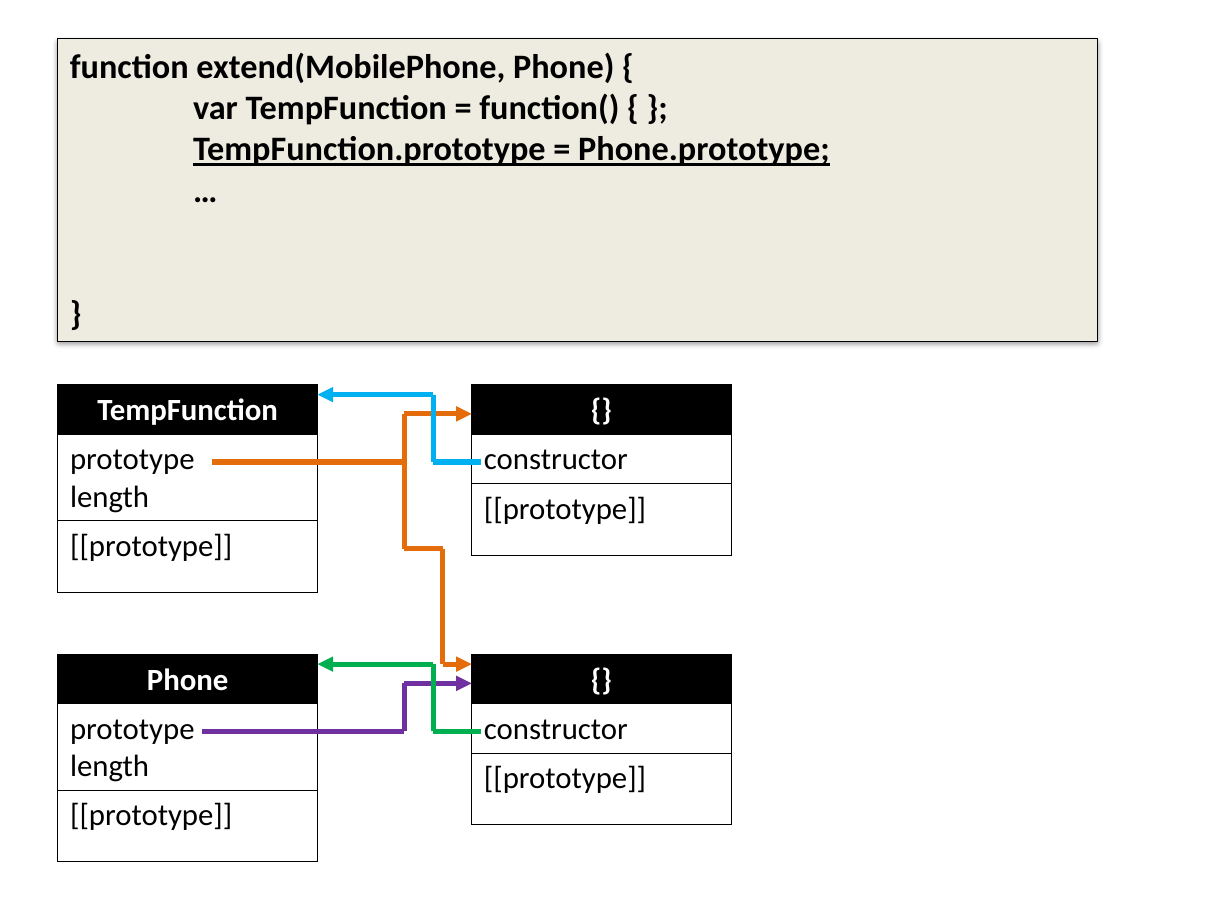
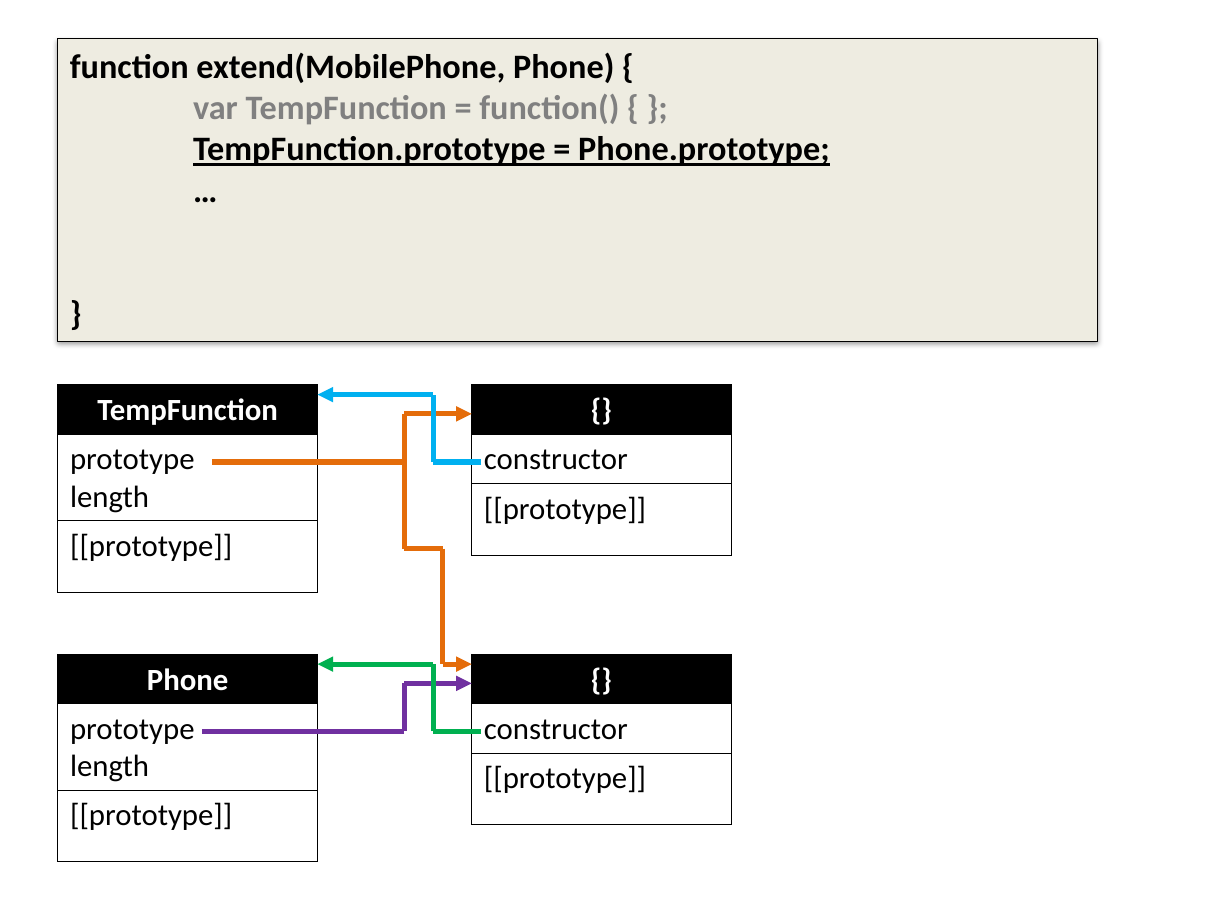
Before and after one commit to dzmitry-varabei/front-end-course, a slide deck: slide 35 of inheritance-in-javascript/Inheritance.pptx. Drawn at 1232x924 pixels with LibreOffice and Linux fonts; fonts in the diff are those of the drawing. Boxes give left, top, right and bottom in pixels: in the first picture for what was removed or moved away, otherwise in the second. Text is boxed around its words. In the diff, an @@ line names an element or a change of style, - is before the commit and + after.

```diff
--- a/inheritance-in-javascript/Inheritance.pptx
+++ b/inheritance-in-javascript/Inheritance.pptx
@@ text in rectangle at (193, 94, 619, 125): text colour #000000 to #808080 in "var TempFunction = function() { };" @@
```
Also in this commit, not shown: 13 other slides changed.
